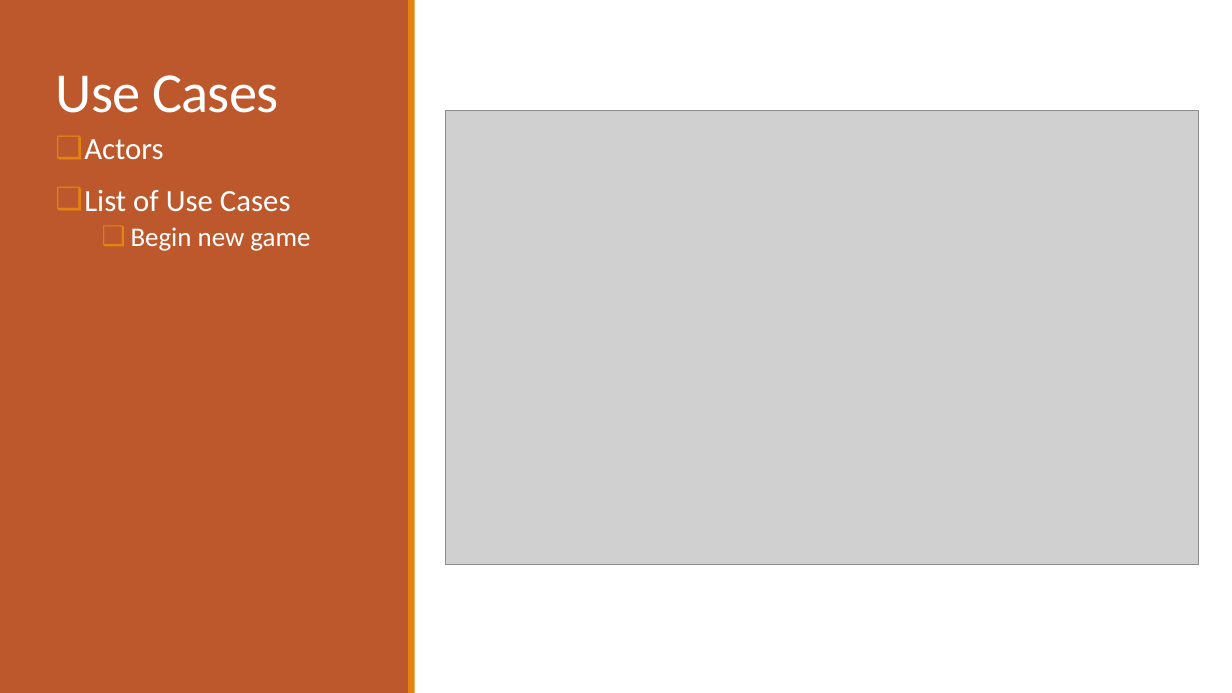
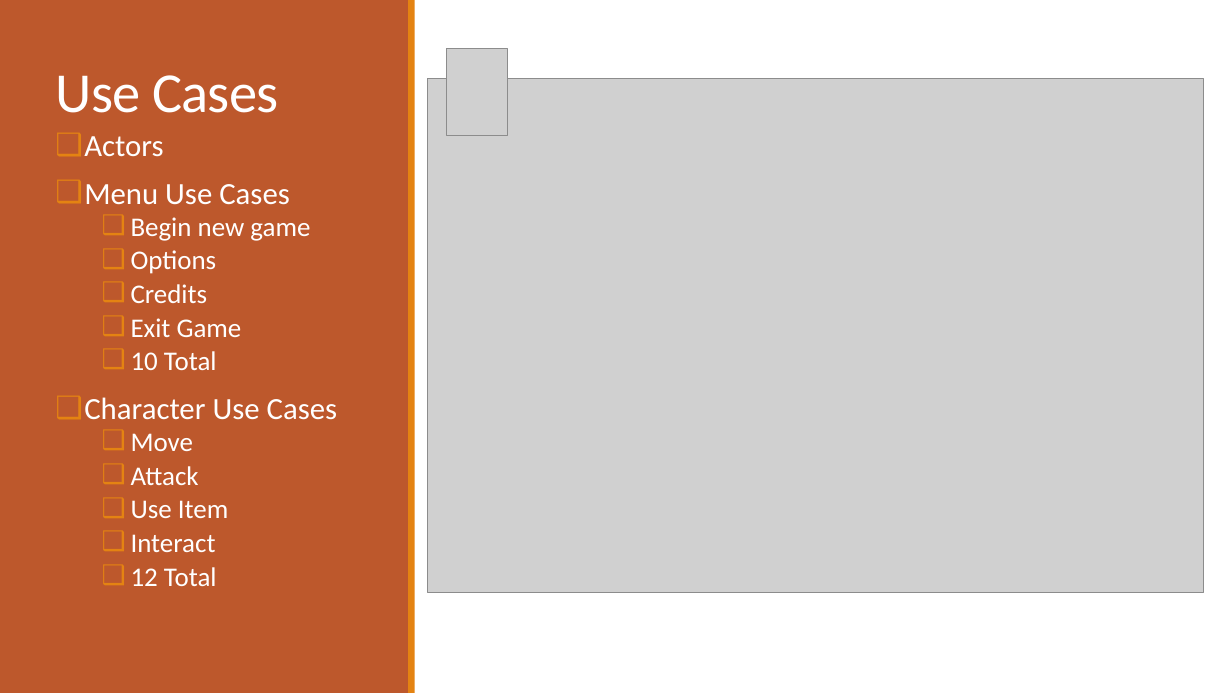
Before and after one commit to jonnynabors/Belly-Of-The-Beast, a slide deck: slide 11 of Documentation/Design Document/UnityDesignPresentation.pptx (slide 12 before the commit). Drawn at 1232x693 pixels with LibreOffice and Linux fonts; fonts in the diff are those of the drawing; grey boxes stand for pictures. Boxes give left, top, right and bottom in pixels: in the first picture for what was removed or moved away, otherwise in the second. Text is boxed around its words. In the diff, an @@ line names an element or a change of style, - is before the commit and + after.

```diff
--- a/Documentation/Design Document/UnityDesignPresentation.pptx
+++ b/Documentation/Design Document/UnityDesignPresentation.pptx
@@ picture added at (446, 49, 507, 136) @@
@@ picture: place and size @@
-picture at (445, 111, 1199, 565)
+picture at (427, 79, 1204, 592)
@@ text at (84, 136, 310, 241): line spacing 0.9 to 0.8 @@
@@ text at (84, 184, 290, 205): text changed @@
-❑ List of Use Cases
+❑ Menu Use Cases
@@ text at (84, 250, 338, 586): paragraphs added @@
+  ❑ Options
+  ❑ Credits
+  ❑ Exit Game
+  ❑ 10 Total
+❑ Character Use Cases
+  ❑ Move
+  ❑ Attack
+  ❑ Use Item
+  ❑ Interact
+  ❑ 12 Total
```
Also in this commit, not shown: 8 other slides changed, 2 slides added, 3 slides removed, 1 other file.
